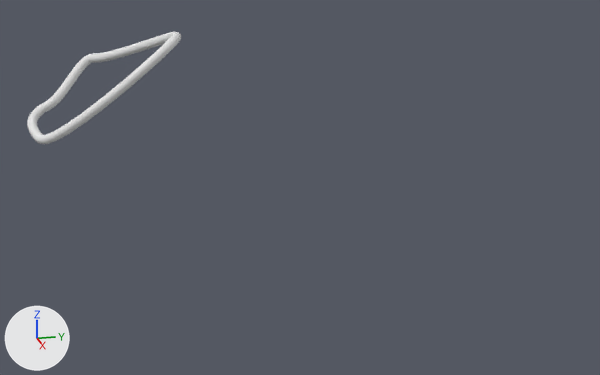
Before and after pictures for a commit that changed the Blender file Blender Projects/5. Curve/Curve Experiment.blend.
Camera for both pictures: a 50 mm camera at (16.47, -8.55, 7.53) aimed at (-7.07, -3.14, 0.43). The axes (+X, +Y, +Z) are drawn at lower left. The lights are the same throughout.

Names of what the first picture shows: '贝塞尔曲线草稿'.
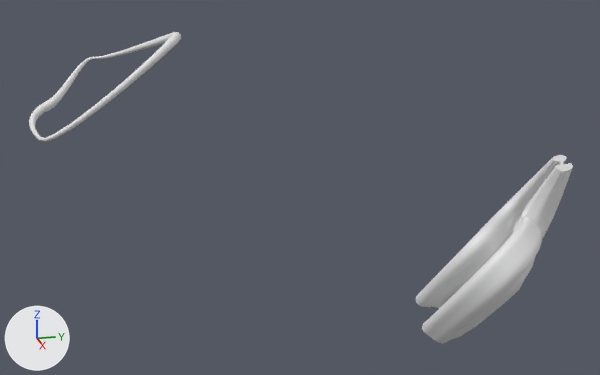
Pixel boxes (x1, y1, x2, y2) of what changed, in the pictures (600 x 375 px):
'NURBS路径', added: after (416, 155, 573, 343)
'贝塞尔曲线草稿', reshaped: before (27, 32, 181, 144); after (29, 32, 181, 142)

What changed in the scene script:
```text
Change cu_贝塞尔曲线_002:
    where _sp = cu_贝塞尔曲线_002.splines.new('BEZIER'); _sp.bezier_points.add(3)
    remove _sp.bezier_points.foreach_set('handle_left', [-0.417, -3.456, -1.968, -2.129, -4.212, -1.119, -3.549, -2.571, 0.529, -1.773, 0.478, 1.404])
    remove _sp.bezier_points.foreach_set('handle_right', [-1.413, -4.253, -1.36, -1.867, -3.042, -0.531, -2.549, -1.571, 0.529, 0.227, 0.478, 1.404])
    add _sp.bezier_points.foreach_set('handle_left', [-0.417, -3.456, -1.968, -2.129, -4.212, -1.119, -3.549, -2.571, 0.529, -1.512, 0.478, 1.404])
    add _sp.bezier_points.foreach_set('handle_right', [-1.413, -4.253, -1.36, -1.867, -3.042, -0.531, -2.549, -1.571, 0.529, -0.0334, 0.478, 1.404])
    where _sp = cu_贝塞尔曲线_002.splines.new('BEZIER'); _sp.bezier_points.add(3)
    add _sp.bezier_points.foreach_set('radius', [0.38, 1.0, 0.232, 1.0])
Change cu_nurbs路径:
    where _sp = cu_nurbs路径.splines.new('NURBS'); _sp.points.add(4)
    add _sp.points.foreach_set('radius', [0.31, 1.0, 1.0, 1.0, 1.0])
    add cu_nurbs路径.bevel_mode = 'OBJECT'
    add cu_nurbs路径.use_fill_caps = True
    add cu_nurbs路径.bevel_object = ob_贝塞尔圆环
Add cu_贝塞尔圆环:
    cu_贝塞尔圆环 = bpy.data.curves.new('贝塞尔圆环', 'CURVE')
    cu_贝塞尔圆环.dimensions = '3D'
    _sp = cu_贝塞尔圆环.splines.new('BEZIER'); _sp.bezier_points.add(15)
    _sp.bezier_points.foreach_set('co', [-0.689, 0.893, 0.0, -0.621, 1.279, 0.0, 0.237, 1.008, 0.0, -0.0749, 1.825, 0.0, 0.311, 1.893, 0.0, 0.777, 1.525, 0.0, 0.914, 1.403, 0.0, 1.14, 1.083, 0.0, 1.311, 0.893, 0.0, 1.244, 0.506, 0.0, 1.018, 0.185, 0.0, 0.35, 0.713, 0.0, 0.311, -0.107, 0.0, -0.0749, -0.0402, 0.0, -0.304, 0.261, 0.0, -0.52, 0.462, 0.0])
    _sp.bezier_points.foreach_set('handle_left', [-0.67, 0.713, 0.0, -0.752, 1.199, 0.0, -0.00376, 0.752, 0.0, -0.244, 1.528, 0.0, 0.163, 1.93, 0.0, 0.599, 1.673, 0.0, 0.866, 1.457, 0.0, 1.044, 1.202, 0.0, 1.284, 0.989, 0.0, 1.303, 0.648, 0.0, 1.17, 0.208, 0.0, 0.652, 0.851, 0.0, 0.562, 0.0932, 0.0, 0.0559, -0.12, 0.0, -0.205, 0.152, 0.0, -0.455, 0.367, 0.0])
    _sp.bezier_points.foreach_set('handle_right', [-0.704, 1.045, 0.0, -0.321, 1.462, 0.0, 0.472, 1.256, 0.0, 0.000742, 1.958, 0.0, 0.536, 1.836, 0.0, 0.832, 1.479, 0.0, 1.016, 1.289, 0.0, 1.202, 1.004, 0.0, 1.354, 0.745, 0.0, 1.186, 0.365, 0.0, 0.689, 0.137, 0.0, 0.0579, 0.58, 0.0, 0.192, -0.203, 0.0, -0.201, 0.0367, 0.0, -0.381, 0.347, 0.0, -0.622, 0.611, 0.0])
    for _p, _l, _r in zip(_sp.bezier_points, ['AUTO', 'AUTO', 'AUTO', 'AUTO', 'AUTO', 'AUTO', 'AUTO', 'AUTO', 'AUTO', 'AUTO', 'AUTO', 'AUTO', 'AUTO', 'AUTO', 'AUTO', 'AUTO'], ['AUTO', 'AUTO', 'AUTO', 'AUTO', 'AUTO', 'AUTO', 'AUTO', 'AUTO', 'AUTO', 'AUTO', 'AUTO', 'AUTO', 'AUTO', 'AUTO', 'AUTO', 'AUTO']): _p.handle_left_type = _l; _p.handle_right_type = _r
    _sp.order_u = 0
    _sp.order_v = 0
    _sp.use_cyclic_u = True
    cu_贝塞尔圆环.use_path = True
    cu_贝塞尔圆环.fill_mode = 'FULL'
Change ob_nurbs路径:
    ob_nurbs路径.location: (0.0, 0.0, 0.0) -> (-4.8, 1.04, -0.85)
    ob_nurbs路径.rotation_euler: (0.0, 0.0, 0.0) -> (-0.291, 2.073, 1.131)  # degrees (0, 0, 0) -> degrees (-17, 119, 65)
Add ob_贝塞尔圆环:
    ob_贝塞尔圆环 = bpy.data.objects.new('贝塞尔圆环', cu_贝塞尔圆环)
    ob_贝塞尔圆环.location = (0.0, 0.0, 0.0)
```
